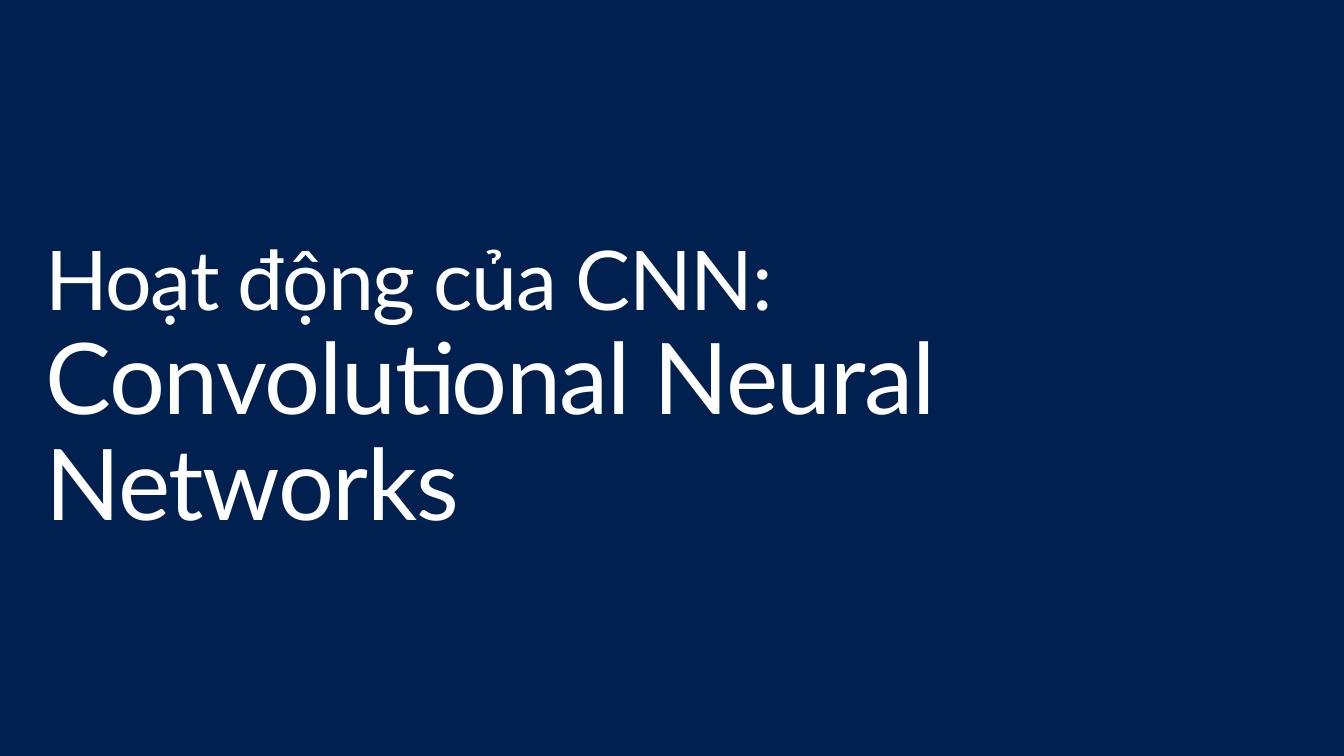
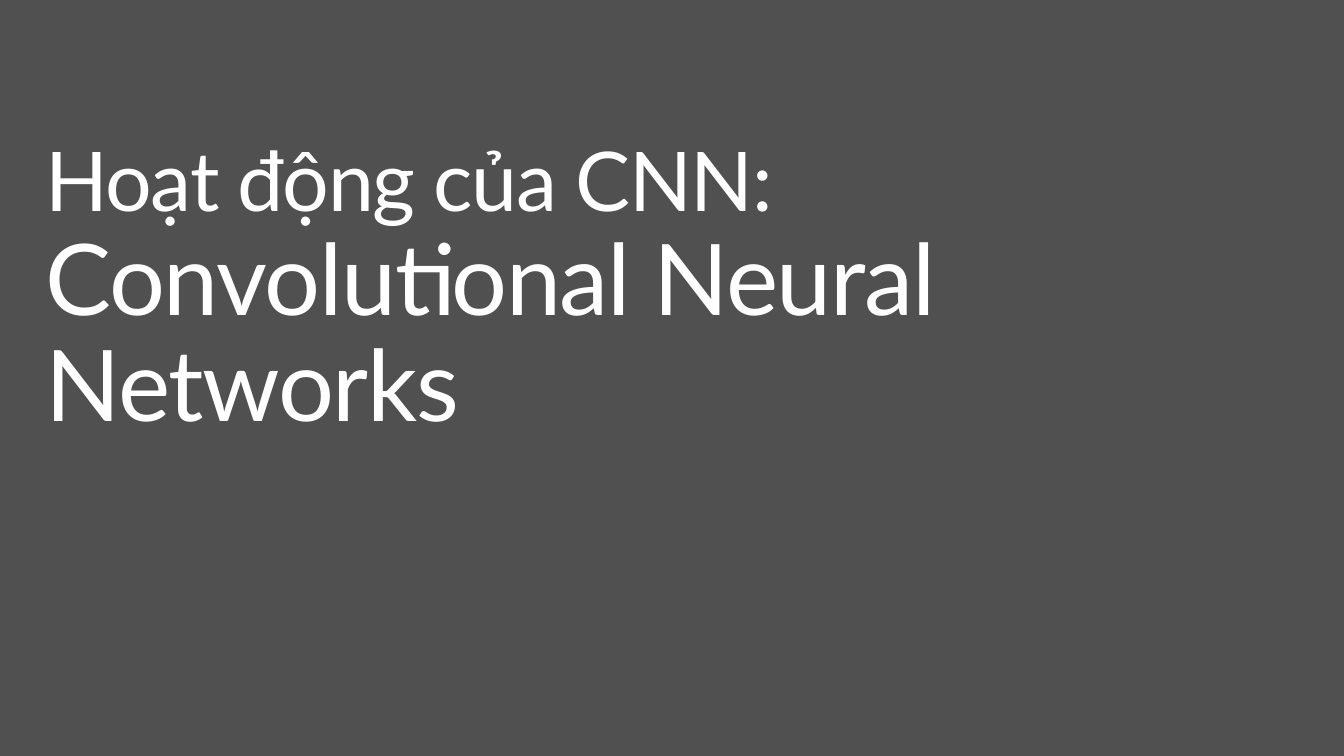
Before and after one commit to bienhuynh/KTTTNT, a slide deck: slide 1 of Nhan dang chu viet tay/Final/Docs/Thuật toán mạng CNN.pptx. Drawn at 1344x756 pixels with LibreOffice and Linux fonts; fonts in the diff are those of the drawing; background and template pictures are left out. Boxes give left, top, right and bottom in pixels: in the first picture for what was removed or moved away, otherwise in the second. Text is boxed around its words. In the diff, an @@ line names an element or a change of style, - is before the commit and + after.

```diff
--- a/Nhan dang chu viet tay/Final/Docs/Thuật toán mạng CNN.pptx
+++ b/Nhan dang chu viet tay/Final/Docs/Thuật toán mạng CNN.pptx
@@ background #002050 to picture (left out) @@
@@ title "Hoạt động của CNN: Convolutional ...": place and size @@
-title "Hoạt động của CNN: Convolutional ..." at <box>45,249,936,521</box>
+title "Hoạt động của CNN: Convolutional ..." at <box>45,150,936,422</box>
```
Also in this commit, not shown: 90 other slides changed, 1 slide added, 1 slide removed, 10 other files.
